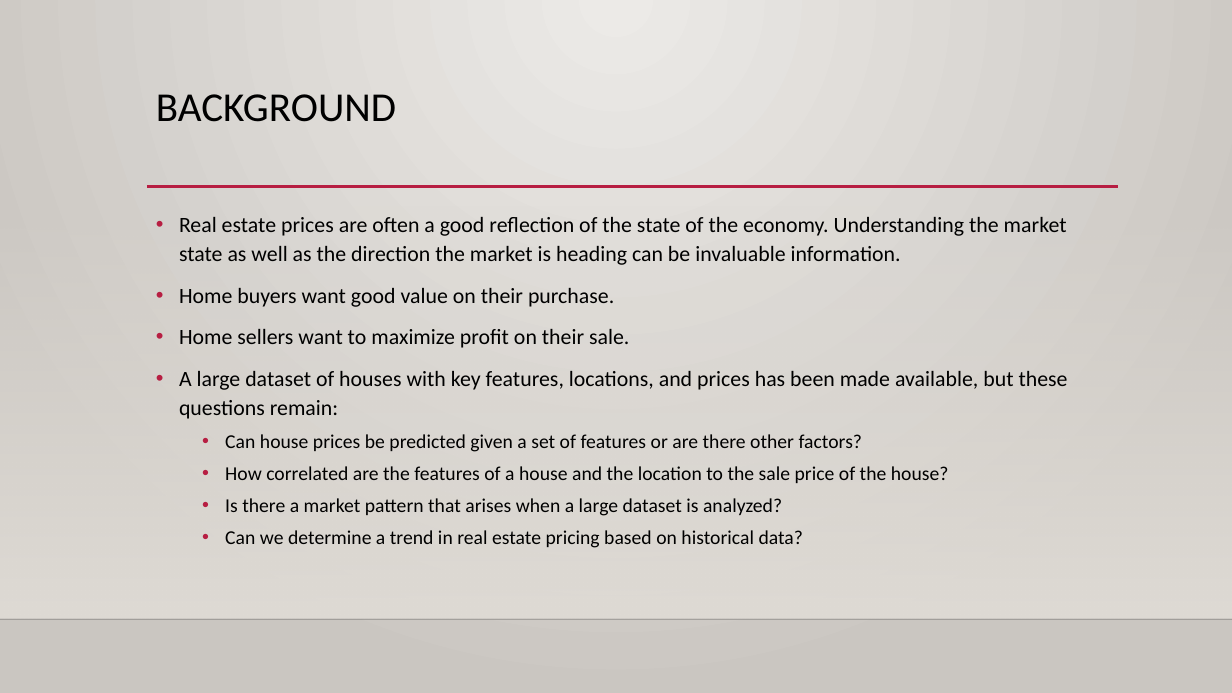
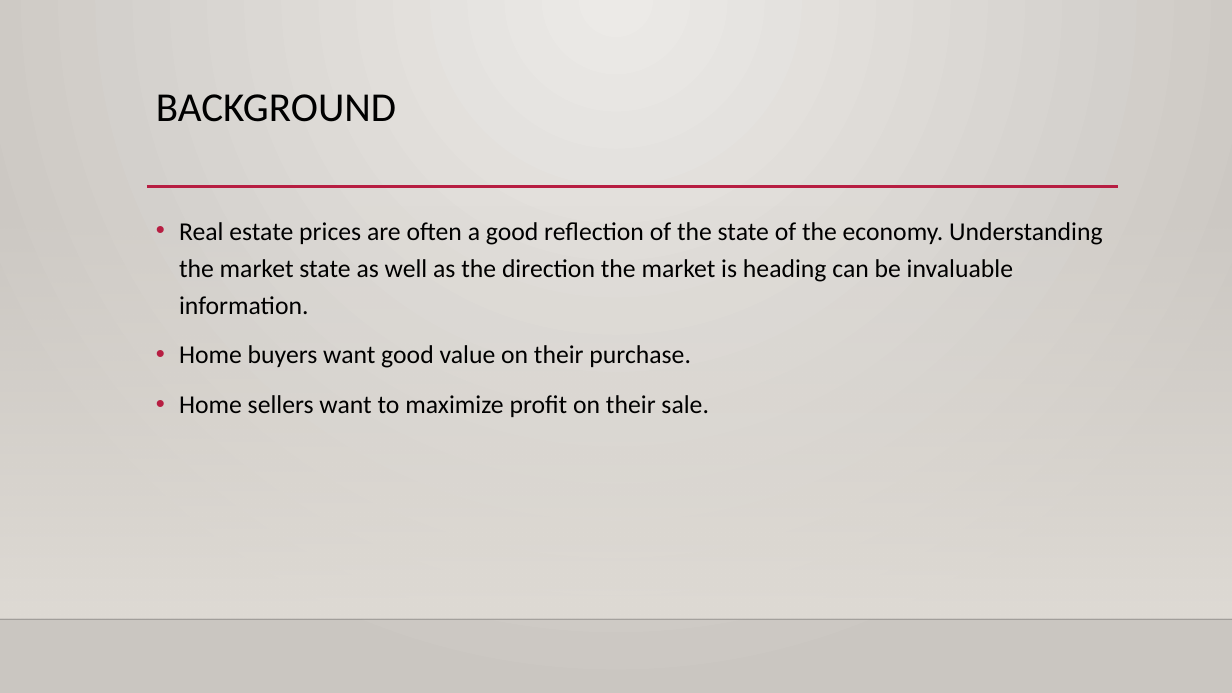
Before and after one commit to rygall/cs613_project, a slide deck: slide 2 of USA Real Estate Price Prediction_ryanedits.pptx. Drawn at 1232x693 pixels with LibreOffice and Linux fonts; fonts in the diff are those of the drawing; background and template pictures are left out. Boxes give left, top, right and bottom in pixels: in the first picture for what was removed or moved away, otherwise in the second. Text is boxed around its words. In the diff, an @@ line names an element or a change of style, - is before the commit and + after.

```diff
--- a/USA Real Estate Price Prediction_ryanedits.pptx
+++ b/USA Real Estate Price Prediction_ryanedits.pptx
@@ text "Real estate prices are often ..." at (179, 222, 1103, 417): size 17 to 20 pt; line spacing 1.1 to 1.2 @@
@@ text at (179, 371, 1068, 548): paragraphs removed @@
-• A large dataset of houses with key features, locations, and prices has been made available, but these questions remain:
-  • Can house prices be predicted given a set of features or are there other factors?
-  • How correlated are the features of a house and the location to the sale price of the house?
-  • Is there a market pattern that arises when a large dataset is analyzed?
-  • Can we determine a trend in real estate pricing based on historical data?
```
Also in this commit, not shown: 3 other slides changed, 1 slide added.
